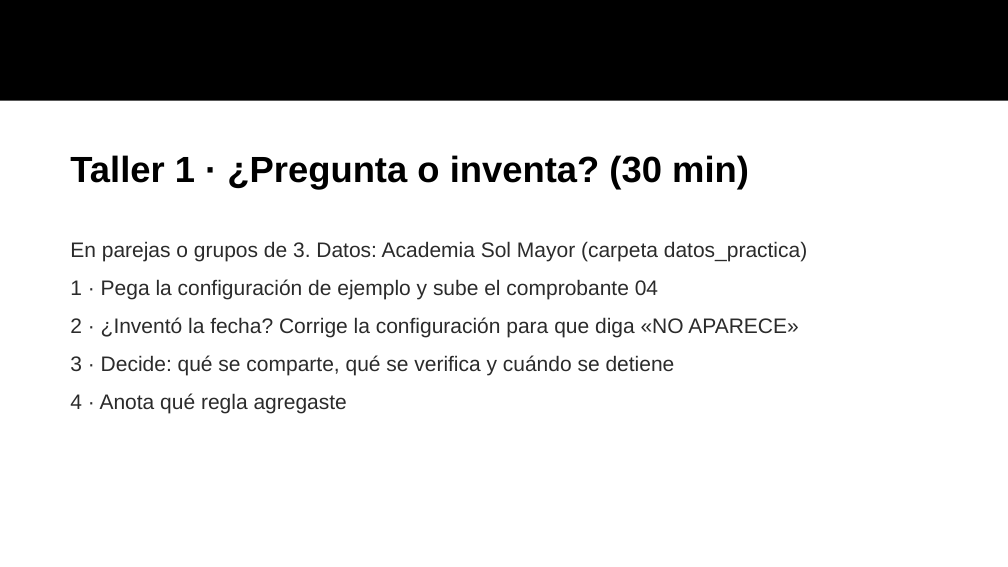
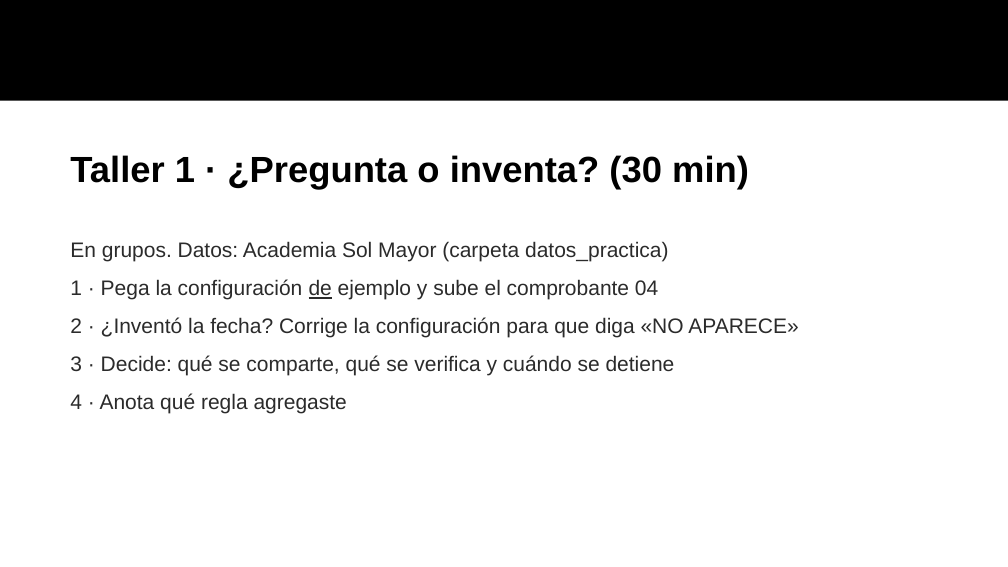
Before and after one commit to RicardoTangarife/ia-basico, a slide deck: slide 17 of Semana_02/Sesion_01/presentacion/Sesion03_Capa2_basico_IA.pptx. Drawn at 1008x567 pixels with LibreOffice and Linux fonts; fonts in the diff are those of the drawing; background and template pictures are left out. Boxes give left, top, right and bottom in pixels: in the first picture for what was removed or moved away, otherwise in the second. Text is boxed around its words. In the diff, an @@ line names an element or a change of style, - is before the commit and + after.

```diff
--- a/Semana_02/Sesion_01/presentacion/Sesion03_Capa2_basico_IA.pptx
+++ b/Semana_02/Sesion_01/presentacion/Sesion03_Capa2_basico_IA.pptx
@@ text at (70,241,668,262): text changed @@
-En parejas o grupos de 3. Datos: Academia Sol Mayor (carpeta datos_practica)
+En grupos. Datos: Academia Sol Mayor (carpeta datos_practica)
@@ text at (70,279,658,300): underline on in "de" @@
```
Also in this commit, not shown: 1 other slide changed, 1 other file.
